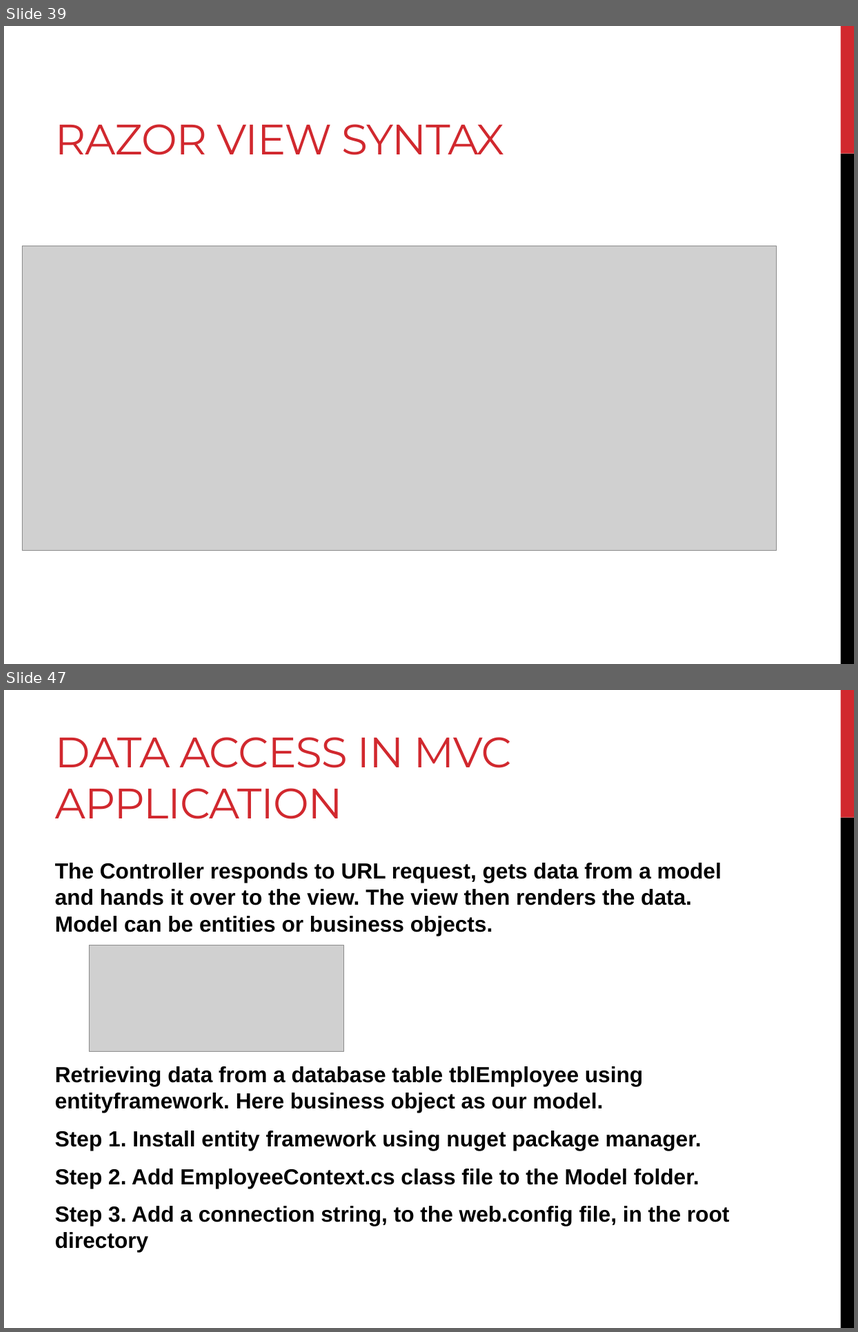
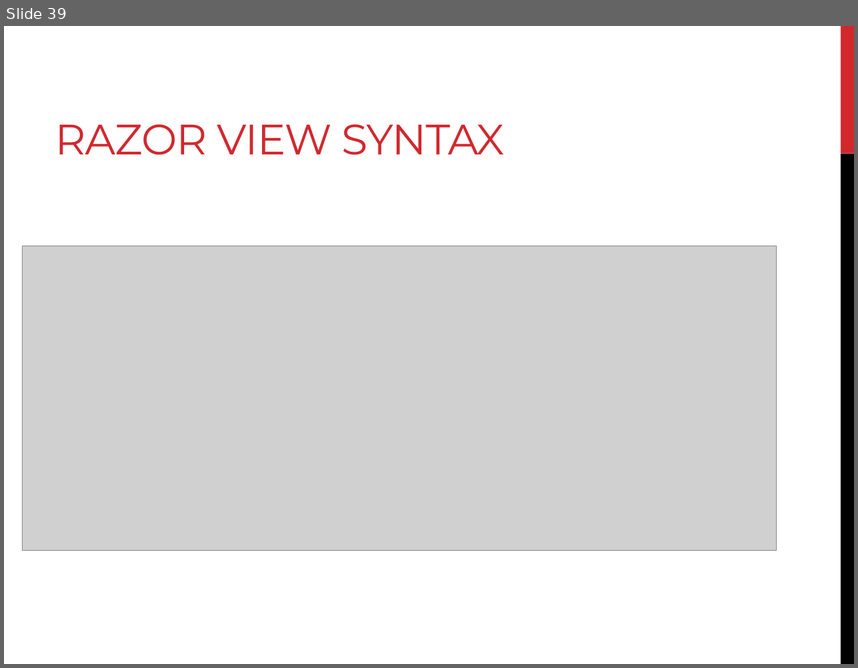
Before and after one commit to yyogesh/ASP.NET-MVC-Notes, a slide deck: ASP.NET_MVC_DAY1.pptx. Shown one above the other, each under a label of ours: slides 39 and 47 before the commit, slide 39 after it; the slides between them are not shown. The pictures are 858x1332 and 858x668 pixels, drawn with LibreOffice and Linux fonts; fonts in the diff are those of the drawing; grey boxes stand for pictures. Boxes give left, top, right and bottom in pixels: in the first picture for what was removed or moved away, otherwise in the second. Text is boxed around its words. In the diff, an @@ line names an element or a change of style, - is before the commit and + after.

```diff
--- a/ASP.NET_MVC_DAY1.pptx
+++ b/ASP.NET_MVC_DAY1.pptx
@@ slide 47 removed at (4,690,854,1328), background #FFFFFF; not listed: 2 template elements that a slide beside it also shows @@
@@ title removed at (55,737,512,819) @@
-DATA ACCESS IN MVC APPLICATION
@@ text removed at (55,862,730,1252) @@
-The Controller responds to URL request, gets data from a model and hands it over to the view. The view then renders the data. Model can be entities or business objects.
-Retrieving data from a database table tblEmployee using entityframework. Here business object as our model.
-Step 1. Install entity framework using nuget package manager.
-Step 2. Add EmployeeContext.cs class file to the Model folder.
-Step 3. Add a connection string, to the web.config file, in the root directory
@@ picture removed at (89,945,344,1052) @@
```
Also in this commit, not shown: 3 slides changed, 11 other slides removed.
